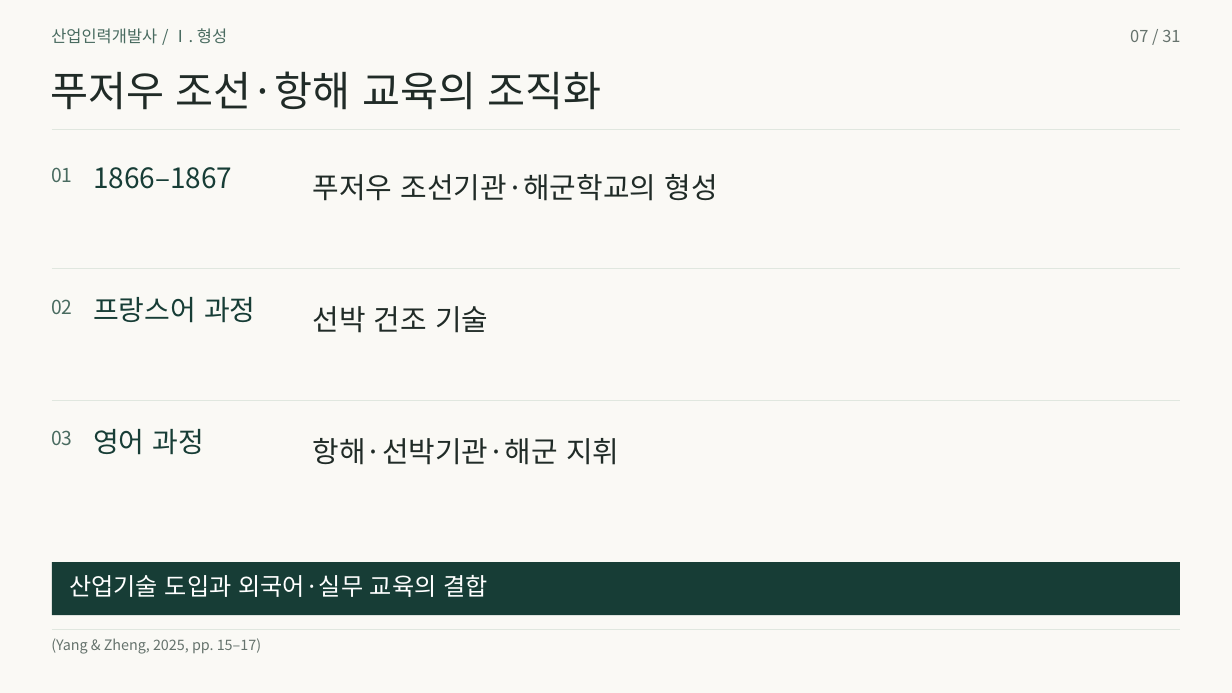
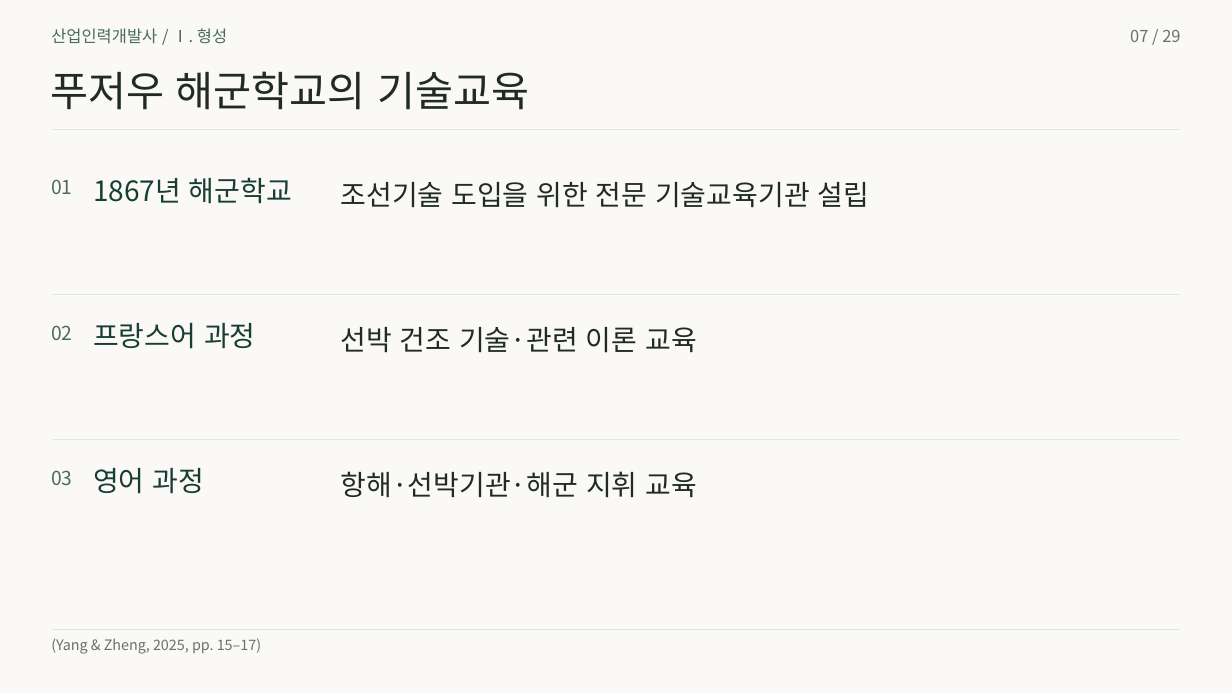
Before and after one commit to 01Chungee10/vet-history-rehearsal, a slide deck: slide 7 of au-cn-2026/presentation.pptx. Drawn at 1232x693 pixels with LibreOffice and Linux fonts; fonts in the diff are those of the drawing. Boxes give left, top, right and bottom in pixels: in the first picture for what was removed or moved away, otherwise in the second. Text is boxed around its words. In the diff, an @@ line names an element or a change of style, - is before the commit and + after.

```diff
--- a/au-cn-2026/presentation.pptx
+++ b/au-cn-2026/presentation.pptx
@@ text at [1130,30,1180,42]: text changed @@
-07 / 31
+07 / 29
@@ text at [50,71,529,110]: text changed @@
-푸저우 조선·항해 교육의 조직화
+푸저우 해군학교의 기술교육
@@ text "01": place and size @@
-text "01" at [51,167,72,182]
+text "01" at [51,179,72,194]
@@ text removed at [93,167,232,189] @@
-1866–1867
@@ text added at [93,177,292,204], 21.8 pt, text #173D36 @@
+1867년 해군학교
@@ text removed at [313,174,717,201] @@
-푸저우 조선기관·해군학교의 형성
@@ text added at [341,182,869,208], 21.8 pt, text #202B27 @@
+조선기술 도입을 위한 전문 기술교육기관 설립
@@ 2 texts, 1 freeform shape: place and size @@
-2 texts, 1 freeform shape at [51,269,1180,323]
+2 texts, 1 freeform shape at [51,295,1180,349]
@@ text at [341,327,696,353]: text changed; size 22.5 to 21.8 pt @@
-선박 건조 기술
+선박 건조 기술·관련 이론 교육
@@ 2 texts, 1 freeform shape: place and size @@
-2 texts, 1 freeform shape at [51,400,1180,455]
+2 texts, 1 freeform shape at [51,440,1180,494]
@@ text at [341,471,696,498]: text changed; size 22.5 to 21.8 pt @@
-항해·선박기관·해군 지휘
+항해·선박기관·해군 지휘 교육
@@ rectangle removed at [52,562,1180,615] @@
@@ text removed at [69,575,487,597] @@
-산업기술 도입과 외국어·실무 교육의 결합
```
Also in this commit, not shown: 25 other slides changed, 3 slides added, 5 slides removed, 35 other files.
